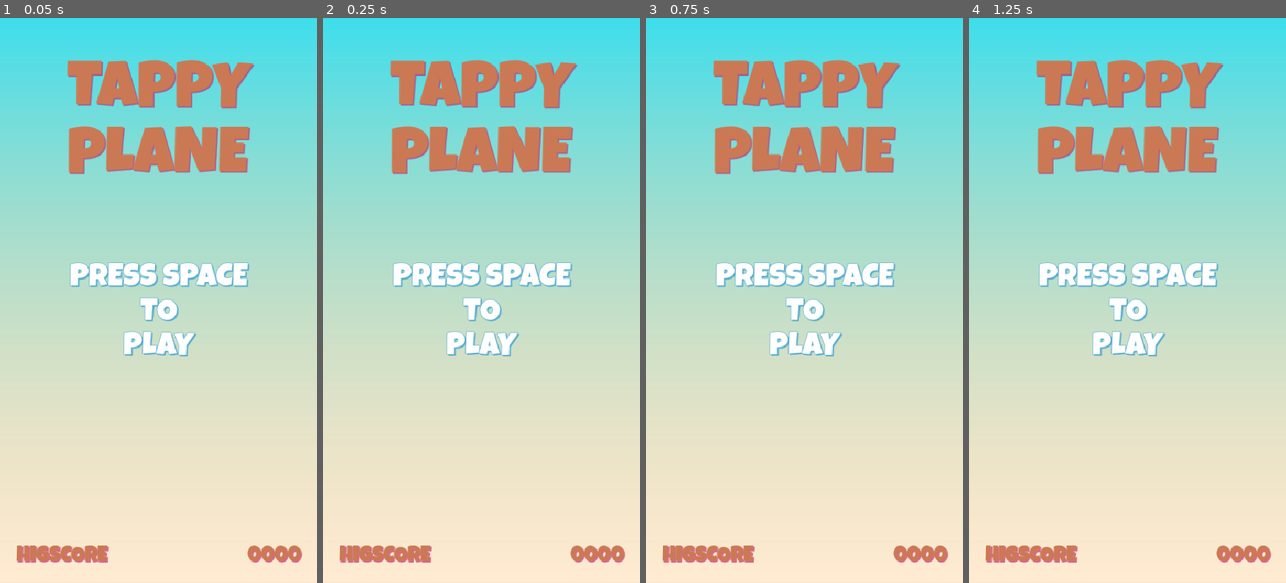
Above: before the commit, frames 1-4 (left to right).
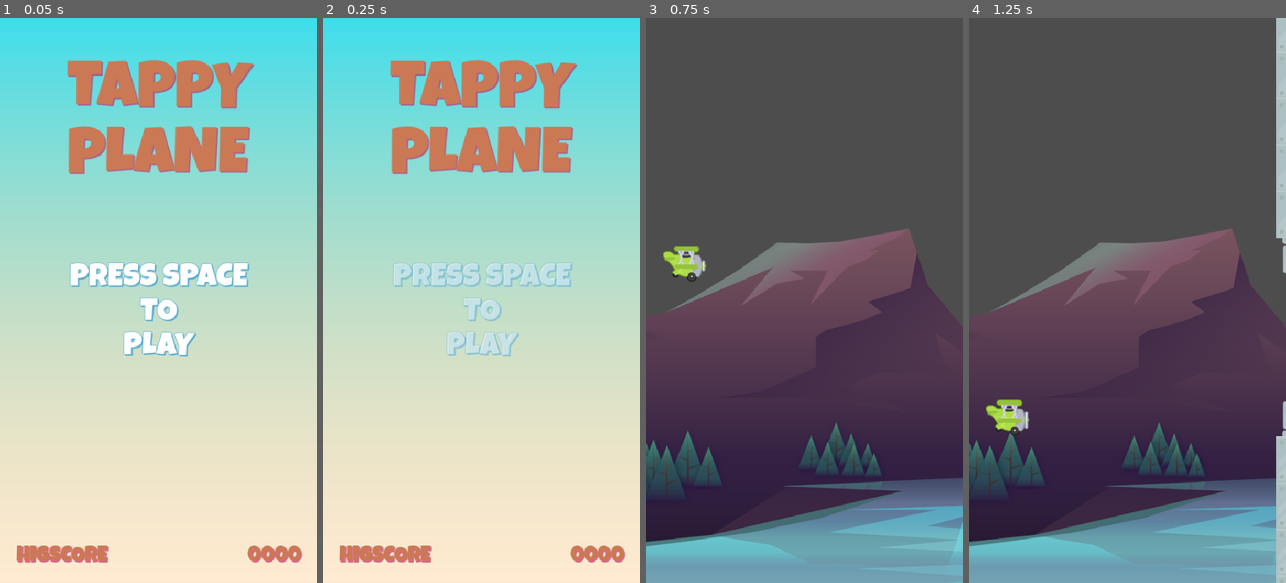
Above: after the commit, the same moments.

Repository: IEduskI/GodotProjects
Game: Godot game, scene res://Scenes/Main/Main.tscn
Two runs of this game, one before a commit and one after it. Both use one fixed random seed, a clock stepped at 60 frames per second and the inputs below.
Inputs:
- Up to frame 1 (0.05 s): no input
- Up to frame 2 (0.25 s): no input
- Up to frame 3 (0.75 s): tap Space (jump) at 0.5 s; hold Space (jump) from 0.53 s (still down)
- Up to frame 4 (1.25 s): keep holding Space (jump)

Frame 1 is identical in both runs. In frame 2, 2.8% of the frame differs, in the area x 22-79%, y 43-60%; in frame 3, 100%, in the area x 0-100%, y 0-100%; in frame 4, 100%.

Commit message:
Update main scene

Diff:
--- a/Tappy/Scenes/Game/game.gd
+++ b/Tappy/Scenes/Game/game.gd
@@ -1,10 +1,15 @@
 extends Node2D
 
 const PIPES = preload("res://Scenes/Pipes/Pipes.tscn")
+var MAIN = load("res://Scenes/Main/Main.tscn")
 
 @onready var pipes_holder: Node = $PipesHolder
 @onready var upper_point: Marker2D = $UpperPoint
 @onready var lower_point: Marker2D = $LowerPoint
+
+func _unhandled_input(event: InputEvent) -> void:
+	if event.is_action_pressed("exit"):
+		get_tree().change_scene_to_packed(MAIN)
 
 # Called when the node enters the scene tree for the first time.
 func _ready() -> void:
--- a/Tappy/Scenes/Main/Main.tscn
+++ b/Tappy/Scenes/Main/Main.tscn
@@ -1,9 +1,11 @@
-[gd_scene load_steps=6 format=3 uid="uid://fjwss87k852v"]
+[gd_scene load_steps=10 format=3 uid="uid://fjwss87k852v"]
 
 [ext_resource type="Texture2D" uid="uid://ioyluj08weum" path="res://assets/background/sky.png" id="1_p8rbg"]
+[ext_resource type="Script" uid="uid://bwm64n1nq4vw3" path="res://Scenes/Main/main.gd" id="1_w20t6"]
 [ext_resource type="LabelSettings" uid="uid://cqe6buh1w1bgx" path="res://Resources/orange_title_96.tres" id="2_cmk6n"]
 [ext_resource type="LabelSettings" uid="uid://djq2eiv2csrsu" path="res://Resources/orange_score_32.tres" id="3_i3fi7"]
 [ext_resource type="FontFile" uid="uid://b722ddlqiclkj" path="res://assets/fonts/LuckiestGuy-Regular.ttf" id="4_i3fi7"]
+[ext_resource type="AudioStream" uid="uid://cqv75nj2fgoly" path="res://assets/audio/bgm_menu.mp3" id="5_o8wgc"]
 
 [sub_resource type="LabelSettings" id="LabelSettings_o8wgc"]
 font = ExtResource("4_i3fi7")
@@ -13,6 +15,29 @@
 shadow_color = Color(0.321569, 0.662745, 0.815686, 0.968627)
 shadow_offset = Vector2(2, 2)
 
+[sub_resource type="Animation" id="Animation_i3fi7"]
+resource_name = "flash"
+length = 0.7
+loop_mode = 1
+step = 0.1
+tracks/0/type = "value"
+tracks/0/imported = false
+tracks/0/enabled = true
+tracks/0/path = NodePath("MarginContainer/PressSpaceLabel:modulate")
+tracks/0/interp = 1
+tracks/0/loop_wrap = true
+tracks/0/keys = {
+"times": PackedFloat32Array(0, 0.199842, 0.298957, 0.4, 0.6),
+"transitions": PackedFloat32Array(1, 1, 1, 1, 1),
+"update": 0,
+"values": [Color(1, 1, 1, 1), Color(1, 1, 1, 1), Color(1, 1, 1, 0), Color(1, 1, 1, 0), Color(1, 1, 1, 1)]
+}
+
+[sub_resource type="AnimationLibrary" id="AnimationLibrary_o8wgc"]
+_data = {
+&"flash": SubResource("Animation_i3fi7")
+}
+
 [node name="Main" type="Control"]
 layout_mode = 3
 anchors_preset = 15
@@ -20,6 +45,7 @@
 anchor_bottom = 1.0
 grow_horizontal = 2
 grow_vertical = 2
+script = ExtResource("1_w20t6")
 
 [node name="TextureRect" type="TextureRect" parent="."]
 layout_mode = 1
@@ -64,7 +90,7 @@
 text = "0000"
 label_settings = ExtResource("3_i3fi7")
 
-[node name="Label" type="Label" parent="MarginContainer"]
+[node name="PressSpaceLabel" type="Label" parent="MarginContainer"]
 layout_mode = 2
 size_flags_horizontal = 4
 text = "PRESS SPACE
@@ -72,3 +98,14 @@
 PLAY"
 label_settings = SubResource("LabelSettings_o8wgc")
 horizontal_alignment = 1
+
+[node name="AnimationPlayer" type="AnimationPlayer" parent="."]
+libraries = {
+&"": SubResource("AnimationLibrary_o8wgc")
+}
+autoplay = "flash"
+
+[node name="Music" type="AudioStreamPlayer" parent="."]
+stream = ExtResource("5_o8wgc")
+volume_db = -20.0
+autoplay = true
--- /dev/null
+++ b/Tappy/Scenes/Main/main.gd
@@ -0,0 +1,12 @@
+extends Control
+
+const GAME = preload("res://Scenes/Game/Game.tscn")
+
+func _unhandled_input(event: InputEvent) -> void:
+	if event.is_action_pressed("jump"):
+		print("_unhandled_input:", event)
+		get_tree().change_scene_to_packed(GAME)
+
+# Called when the node enters the scene tree for the first time.
+func _ready() -> void:
+	pass # Replace with function body.
--- a/Tappy/project.godot
+++ b/Tappy/project.godot
@@ -32,6 +32,11 @@
 "events": [Object(InputEventKey,"resource_local_to_scene":false,"resource_name":"","device":-1,"window_id":0,"alt_press …(191 unchanged characters)…
 ]
 }
+exit={
+"deadzone": 0.2,
+"events": [Object(InputEventKey,"resource_local_to_scene":false,"resource_name":"","device":-1,"window_id":0,"alt_pressed":false,"shift_pressed":false,"ctrl_pressed":false,"meta_pressed":false,"pressed":false,"keycode":0,"physical_keycode":4194305,"key_label":0,"unicode":0,"location":0,"echo":false,"script":null)
+]
+}
 
 [rendering]
 
Not shown, added: Tappy/Scenes/Main/main.gd.uid
Not shown, changed: Tappy/assets/audio/bgm_menu.mp3.import
Not shown, added: .gitignore
